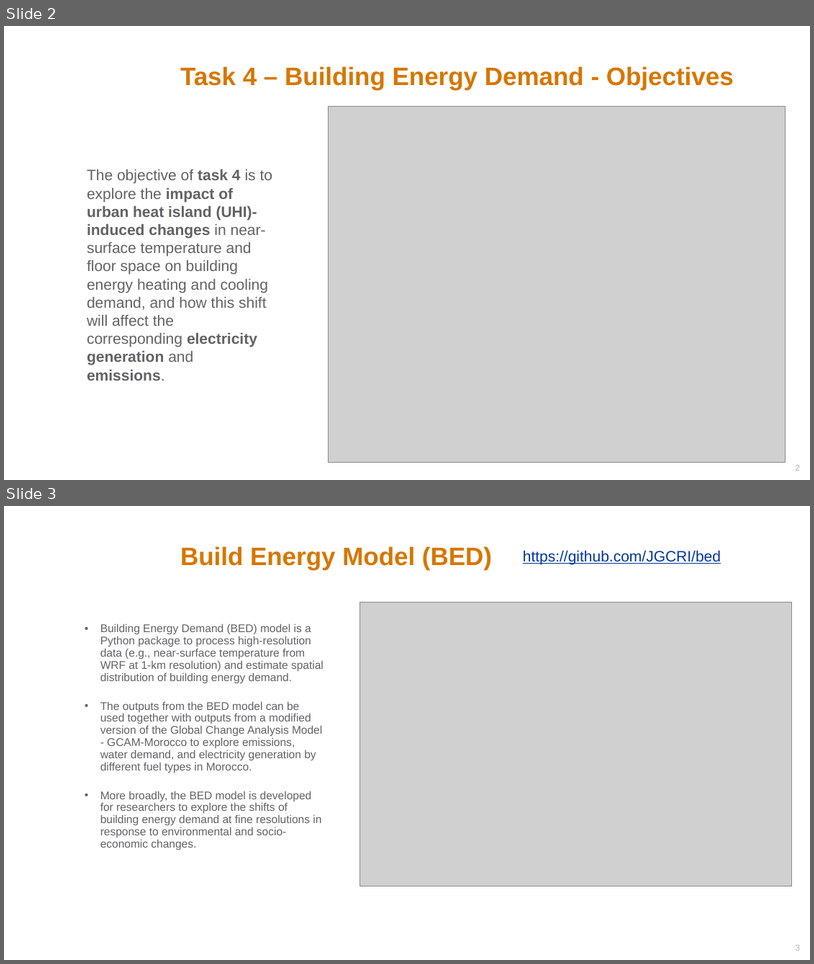
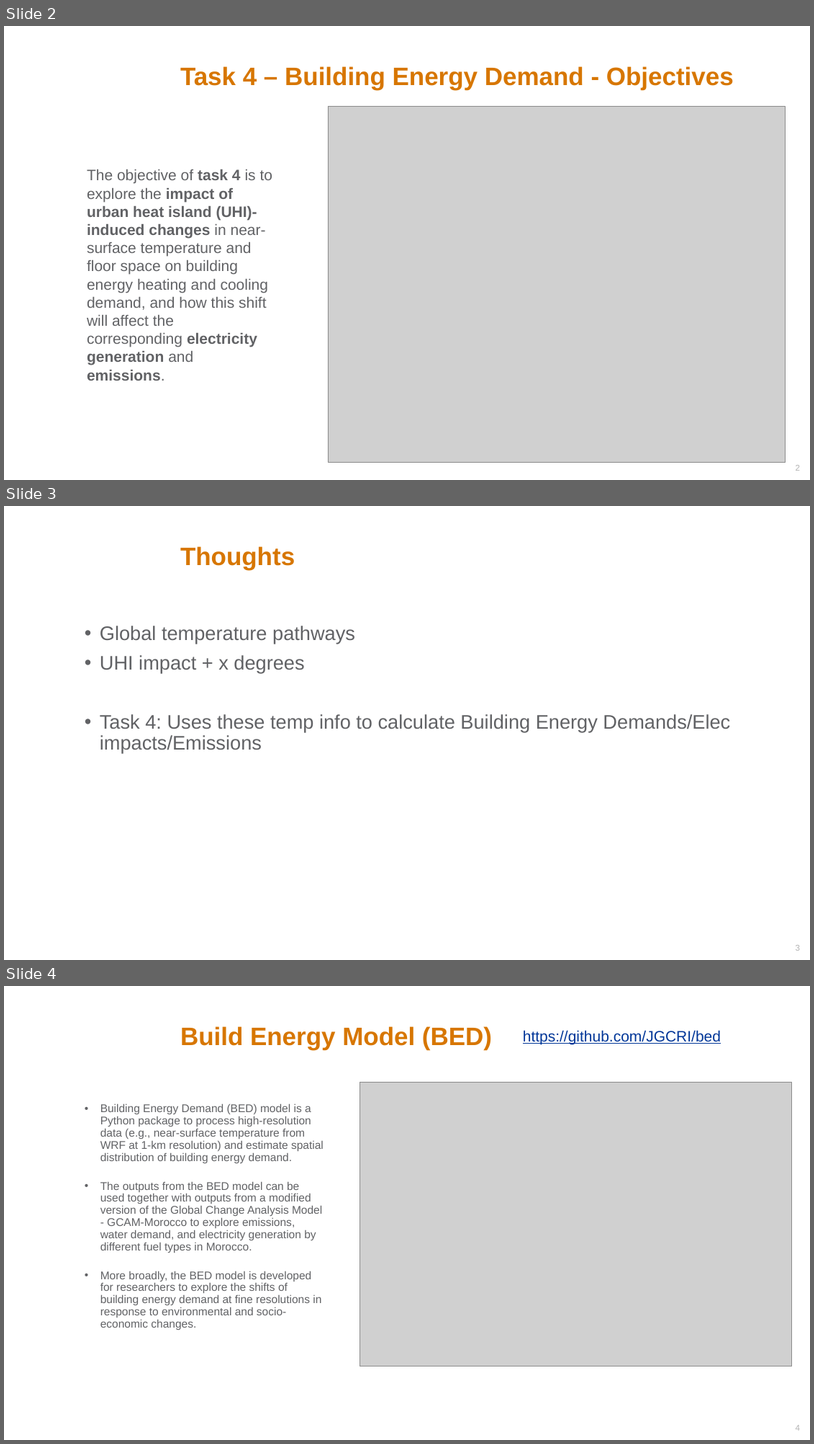
Before and after one commit to JGCRI/bed, a slide deck: extras/presentations/pnnl_nasa_lcluc_task_4.pptx. Shown one above the other, each under a label of ours: slides 2 and 3 before the commit, slides 2, 3 and 4 after it. The pictures are 814x964 and 814x1444 pixels, drawn with LibreOffice and Linux fonts; fonts in the diff are those of the drawing; grey boxes stand for pictures; background and template pictures are left out. Boxes give left, top, right and bottom in pixels: in the first picture for what was removed or moved away, otherwise in the second. Text is boxed around its words. In the diff, an @@ line names an element or a change of style, - is before the commit and + after.

```diff
--- a/extras/presentations/pnnl_nasa_lcluc_task_4.pptx
+++ b/extras/presentations/pnnl_nasa_lcluc_task_4.pptx
@@ slide 3 added at (x1=4, y1=506, x2=810, y2=960), background picture (left out); not listed: 1 template element that a slide beside it also shows @@
@@ title added at (x1=180, y1=546, x2=295, y2=570), 36 pt, text #D77600, bold @@
+Thoughts
@@ text added at (x1=100, y1=626, x2=730, y2=753), 28 pt, text #616265 @@
+• Global temperature pathways
+• UHI impact + x degrees
+• Task 4: Uses these temp info to calculate Building Energy Demands/Elec impacts/Emissions
@@ page number added at (x1=796, y1=944, x2=800, y2=950), 12 pt, text #B3B3B3 @@
+3
@@ what was slide 3 is now slide 4 @@
@@ page number at (x1=796, y1=1424, x2=800, y2=1430): text changed @@
-3
+4
```
Also in this commit, not shown: 2 slides changed, 5 other files.
